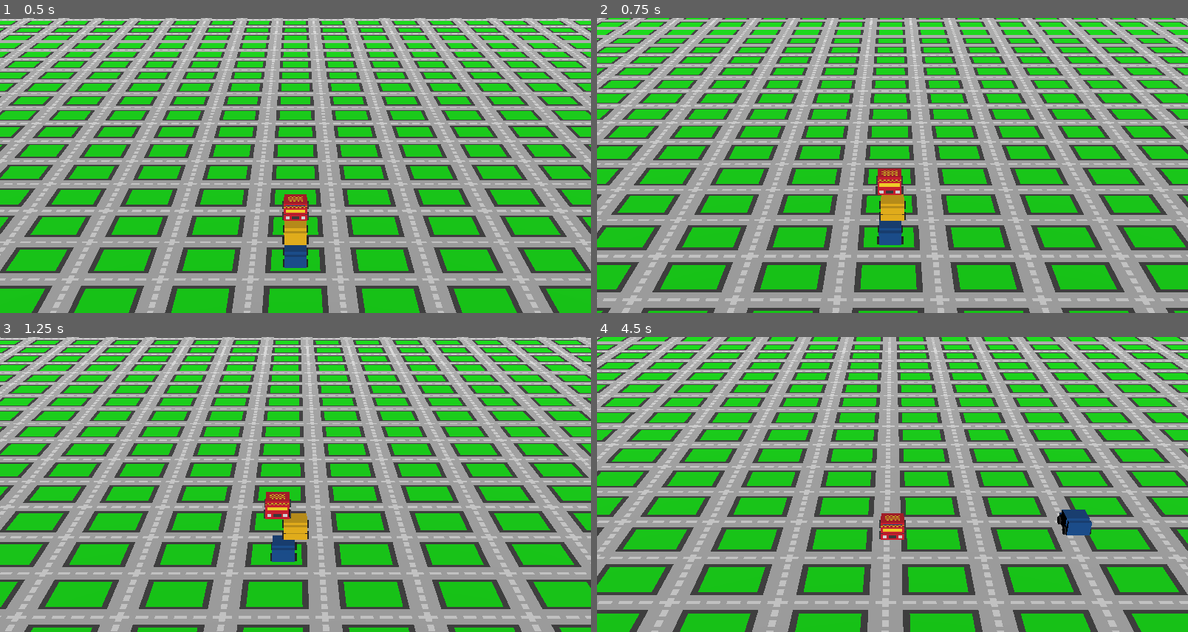
Above: before the commit, frames 1-4 (two rows, left to right).
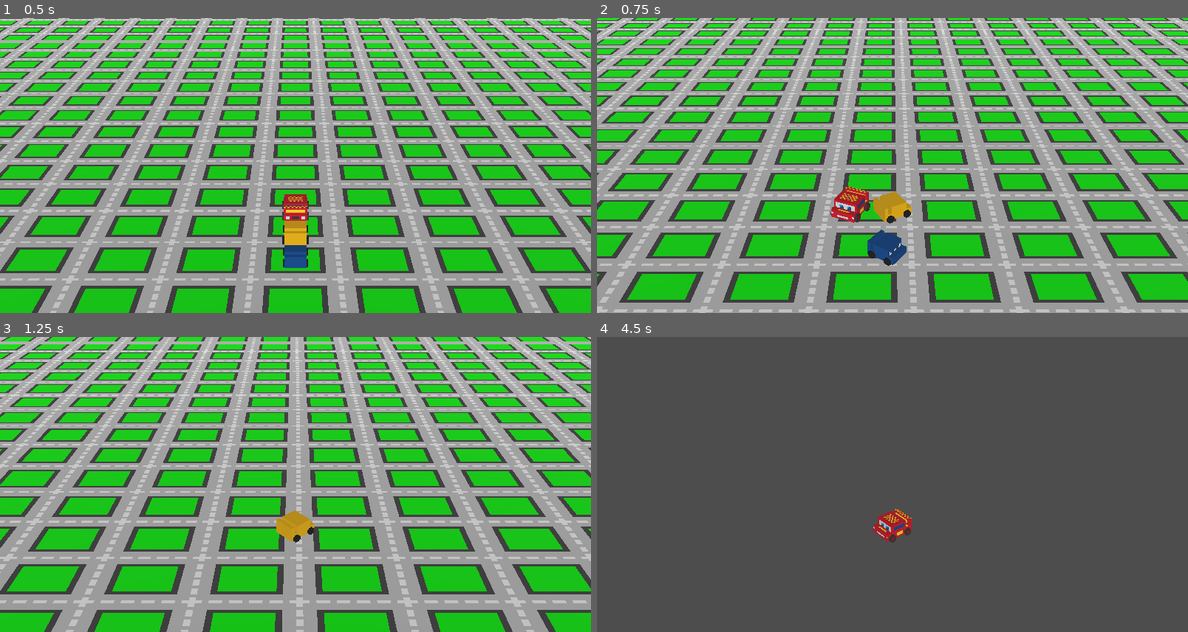
Above: after the commit, the same moments.

Repository: KYOHEI-ABC/CARS
Game: Godot game, scene res://main.tscn
The game is run twice, just before and just after one commit, with the same random seed, the same clock (stepped at 60 frames per second) and the same inputs.
Inputs:
- Up to frame 1 (0.5 s): no input
- Up to frame 2 (0.75 s): tap Enter at 0.5 s; hold D from 0.53 s (still down); tap Space at 0.6 s
- Up to frame 3 (1.25 s): keep holding D; tap Space at 0.77, 1.07 s
- Up to frame 4 (4.5 s): release D at 1.28 s; hold S 1.28-2.03 s; tap Shift at 1.35, 3.6 s; tap Space at 1.52, 1.55, 1.82, 2.3, 2.85, 3.02, 3.32, 3.77, 3.8, 4.07 s; hold D 2.03-2.78 s; tap Enter at 2.1, 4.35 s; hold W 2.78-3.53 s; hold A from 3.53 s (still down)

Frame 1 is identical in both runs. In frame 2, 65% of the frame differs, in the area x 0-100%, y 0-100%; in frame 3, 71%; in frame 4, 85%.

Commit message:
Refactor body position update logic and add random impulse functionality on space key press

Diff:
--- a/body.tscn
+++ b/body.tscn
@@ -5,6 +5,7 @@
 [sub_resource type="SphereMesh" id="SphereMesh_7mycd"]
 
 [node name="Body" type="RigidBody3D"]
+angular_damp = 2.0
 
 [node name="CollisionShape3D" type="CollisionShape3D" parent="."]
 shape = SubResource("SphereShape3D_lquwl")
--- a/scripts/main.gd
+++ b/scripts/main.gd
@@ -27,9 +27,10 @@
 	for pair in pairs:
 		var body: RigidBody3D = pair.body
 		var model: Node3D = pair.model
+
+		var diff = body.position - model.position
 		model.position = body.position + Vector3(0, MODEL_Y_OFFSET, 0)
 
-		var diff = body.position - model.position
 		diff.y = 0
 		if diff.length_squared() > ROTATION_THRESHOLD * ROTATION_THRESHOLD:
 			model.look_at(model.position + diff, Vector3.UP)
@@ -57,6 +58,16 @@
 			target_index = (target_index + 1) % pairs.size()
 		return
 
+	if event.keycode == KEY_SPACE:
+		for pair in pairs:
+			var random_direction = Vector3(
+				randf_range(-1.0, 1.0),
+				0,
+				randf_range(-1.0, 1.0)
+			).normalized()
+			pair.body.apply_central_impulse(random_direction * 8)
+		return
+
 	var direction = Vector3.ZERO
 	match event.keycode:
 		KEY_W: direction = Vector3(0, 0, -1)
